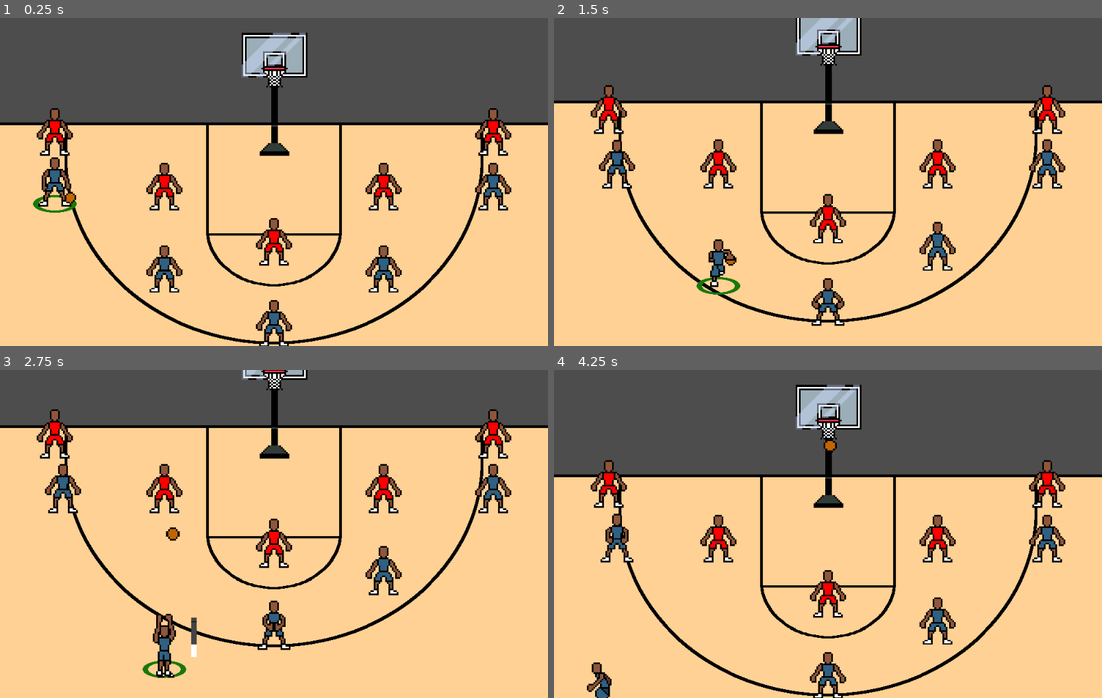
Above: before the commit, frames 1-4 (two rows, left to right).
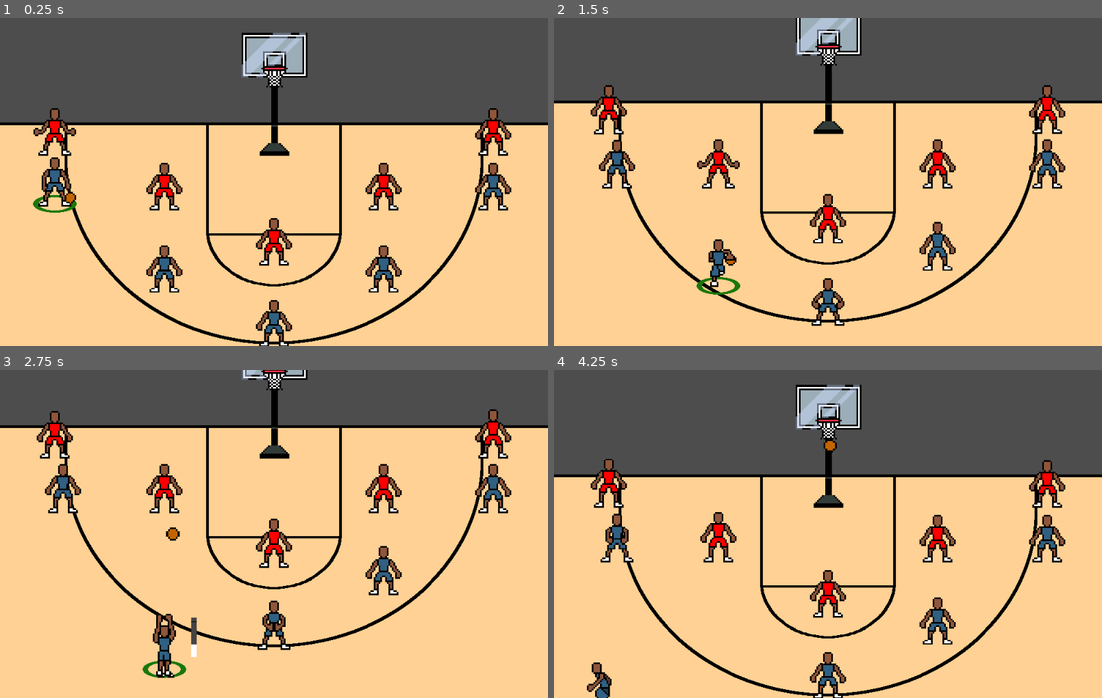
Above: after the commit, the same moments.

Repository: david8zhang/baller-quest-godot
Game: Godot game, scene res://scenes/Main.tscn
Same seed, same stepped clock (60 frames per second), same inputs: the game is played once before the commit and once after it.
Inputs:
- Up to frame 1 (0.25 s): no input
- Up to frame 2 (1.5 s): hold Right (move_right) 0.53-1.28 s; tap Space (pass) at 0.6, 1.35 s; hold Down (move_down) from 1.28 s (still down)
- Up to frame 3 (2.75 s): release Down (move_down) at 2.03 s; hold Right (move_right) from 2.03 s (still down); hold F (shoot_ball) from 2.03 s (still down); tap Space (pass) at 2.3 s
- Up to frame 4 (4.25 s): release Right (move_right) at 2.78 s; release F (shoot_ball) at 2.78 s; hold Up (move_up) 2.78-3.53 s; tap Space (pass) at 2.85, 3.6 s; hold Left (move_left) from 3.53 s (still down)

The runs differ from the first frame. In frame 1, 0.2% of the frame differs, in the area x 6-14%, y 33-43%; in frame 2, 0.4%; in frame 3, 0.2%; in frame 4, 0.6%, in the area x 6-34%, y 27-56%.

Commit message:
update defense logic for CPU

Diff:
--- a/prefab/Player.tscn
+++ b/prefab/Player.tscn
@@ -26,10 +26,12 @@
 [ext_resource type="Texture2D" uid="uid://bioh6ag8pg712" path="res://sprites/player/onball-defend-front.png" id="11_wd22y"]
 [ext_resource type="Texture2D" uid="uid://v6fcbvv7caor" path="res://sprites/player/receive-pass-front.png" id="13_3hk8g"]
 [ext_resource type="Texture2D" uid="uid://d10j2l818c2yj" path="res://sprites/player/shoot-front.png" id="14_rlmax"]
+[ext_resource type="Texture2D" uid="uid://bblpyc340xv5d" path="res://sprites/cpu/onball-defensive-slide.png" id="16_eeyk1"]
 [ext_resource type="Texture2D" uid="uid://bamie1uq2aa6e" path="res://sprites/player/shoot-side.png" id="16_iu3be"]
 [ext_resource type="Script" path="res://scripts/fsm/ReceivePassState.gd" id="23_p87nn"]
 [ext_resource type="Script" path="res://scripts/fsm/LayupState.gd" id="24_2y7dy"]
 [ext_resource type="Script" path="res://scripts/fsm/DefendState.gd" id="26_7vp1i"]
+[ext_resource type="Script" path="res://scripts/fsm/InputControlState.gd" id="27_lpdy6"]
 
 [sub_resource type="CapsuleShape2D" id="CapsuleShape2D_8n74s"]
 radius = 14.0
@@ -259,6 +261,26 @@
 atlas = ExtResource("11_wd22y")
 region = Rect2(32, 45, 32, 45)
 
+[sub_resource type="AtlasTexture" id="AtlasTexture_nknjw"]
+atlas = ExtResource("16_eeyk1")
+region = Rect2(0, 0, 32, 45)
+
+[sub_resource type="AtlasTexture" id="AtlasTexture_sxgne"]
+atlas = ExtResource("16_eeyk1")
+region = Rect2(32, 0, 32, 45)
+
+[sub_resource type="AtlasTexture" id="AtlasTexture_nmiwk"]
+atlas = ExtResource("16_eeyk1")
+region = Rect2(64, 0, 32, 45)
+
+[sub_resource type="AtlasTexture" id="AtlasTexture_r0tpx"]
+atlas = ExtResource("16_eeyk1")
+region = Rect2(0, 45, 32, 45)
+
+[sub_resource type="AtlasTexture" id="AtlasTexture_cblr4"]
+atlas = ExtResource("16_eeyk1")
+region = Rect2(32, 45, 32, 45)
+
 [sub_resource type="AtlasTexture" id="AtlasTexture_ad1bb"]
 atlas = ExtResource("10_teiic")
 region = Rect2(0, 0, 32, 40)
@@ -670,6 +692,26 @@
 }],
 "loop": true,
 "name": &"onball-defend-front",
+"speed": 10.0
+}, {
+"frames": [{
+"duration": 1.0,
+"texture": SubResource("AtlasTexture_nknjw")
+}, {
+"duration": 1.0,
+"texture": SubResource("AtlasTexture_sxgne")
+}, {
+"duration": 1.0,
+"texture": SubResource("AtlasTexture_nmiwk")
+}, {
+"duration": 1.0,
+"texture": SubResource("AtlasTexture_r0tpx")
+}, {
+"duration": 1.0,
+"texture": SubResource("AtlasTexture_cblr4")
+}],
+"loop": true,
+"name": &"onball-defensive-slide",
 "speed": 10.0
 }, {
 "frames": [{
@@ -909,7 +951,7 @@
 [node name="AnimatedSprite2D" type="AnimatedSprite2D" parent="."]
 y_sort_enabled = true
 sprite_frames = SubResource("SpriteFrames_x8wx5")
-animation = &"cpu-idle-side"
+animation = &"onball-defensive-slide"
 offset = Vector2(2.08165e-12, 2.08165e-12)
 
 [node name="StateMachine" type="Node2D" parent="."]
@@ -922,17 +964,20 @@
 [node name="ShootState" type="Node" parent="StateMachine"]
 script = ExtResource("6_gja4w")
 
+[node name="IdleState" type="Node" parent="StateMachine"]
+script = ExtResource("6_1wvpm")
+
+[node name="ReceivePassState" type="Node" parent="StateMachine"]
+script = ExtResource("23_p87nn")
+
+[node name="LayupState" type="Node" parent="StateMachine"]
+script = ExtResource("24_2y7dy")
+
+[node name="DefendState" type="Node" parent="StateMachine"]
+script = ExtResource("26_7vp1i")
+
 [node name="MoveState" type="Node" parent="StateMachine"]
 script = ExtResource("6_rdlcp")
 
-[node name="IdleState" type="Node" parent="StateMachine"]
-script = ExtResource("6_1wvpm")
-
-[node name="ReceivePassState" type="Node" parent="StateMachine"]
-script = ExtResource("23_p87nn")
-
-[node name="LayupState" type="Node" parent="StateMachine"]
-script = ExtResource("24_2y7dy")
-
-[node name="DefendState" type="Node" parent="StateMachine"]
-script = ExtResource("26_7vp1i")
+[node name="InputControlState" type="Node" parent="StateMachine"]
+script = ExtResource("27_lpdy6")
--- a/scripts/Player.gd
+++ b/scripts/Player.gd
@@ -8,6 +8,7 @@
 var player_name: String = ""
 var side
 
+@onready var game: Game = get_node("/root/Main") as Game
 @onready var player_manager: PlayerManager = get_node("/root/Main/PlayerManager")
 @onready var cpu_manager: CPUManager = get_node("/root/Main/CPUManager")
 @onready var hoop: Hoop = get_node("/root/Main/Hoop1") as Hoop
--- a/scripts/fsm/DefendState.gd
+++ b/scripts/fsm/DefendState.gd
@@ -7,3 +7,11 @@
 	if player.side == Game.SIDE.CPU:
 		anim_name = "cpu-" + anim_name
 	anim_sprite.play(anim_name)
+
+
+func update(_delta: float):
+	var player = entity as Player
+	var game = player.game as Game
+	var player_to_defend = player.get_player_to_defend() as Player
+	if !player_to_defend.has_ball:
+		player._state_machine.transition_to("IdleState")
--- a/scripts/fsm/IdleState.gd
+++ b/scripts/fsm/IdleState.gd
@@ -4,13 +4,21 @@
 func update(_delta: float) -> void:
 	var player = entity as Player
 	var player_manager = player.player_manager
-	if player.is_selected():
+	if player.is_selected() and player.side == Game.SIDE.PLAYER:
 		var right_pressed = Input.is_action_pressed("move_right")
 		var left_pressed = Input.is_action_pressed("move_left")
 		var down_pressed = Input.is_action_pressed("move_down")
 		var up_pressed = Input.is_action_pressed("move_up")
 		if right_pressed or left_pressed or down_pressed or up_pressed:
-			state_machine.transition_to("MoveState", {})
+			state_machine.transition_to("InputControlState", {})
+
+	var game = player.game as Game
+	var is_on_defense = game.possession_side != player.side
+	# If other team has possession, the player is on defense
+	if is_on_defense:
+		var player_to_defend = player.get_player_to_defend() as Player
+		if player_to_defend.has_ball:
+			player._state_machine.transition_to("DefendState")
 
 
 func handle_input(input: InputEvent) -> void:
--- /dev/null
+++ b/scripts/fsm/InputControlState.gd
@@ -0,0 +1,57 @@
+class_name InputControlState
+extends State
+
+const SPEED = 300.0
+var screen_size
+
+# Called when the node enters the scene tree for the first time.
+func physics_update(_delta: float) -> void:
+	var player = entity as Player
+	var velocity = Vector2.ZERO
+	if player.side == Game.SIDE.PLAYER:
+		if Input.is_action_pressed("move_right"):
+			velocity.x += 1
+		if Input.is_action_pressed("move_left"):
+			velocity.x -= 1
+		if Input.is_action_pressed("move_down"):
+			velocity.y += 1
+		if Input.is_action_pressed("move_up"):
+			velocity.y -= 1
+		if velocity.length() > 0:
+			velocity = velocity.normalized() * SPEED
+			player.update_pass_target(velocity)
+		player.global_position += velocity * _delta
+
+	# Ensure player does not exceed court bounds
+	var court = player.court as Court
+	var court_y_bounds = court.get_y_bounds()
+	var court_x_bounds = court.get_x_bounds()
+	player.global_position.y = clamp(player.global_position.y, court_y_bounds["upper"], court_y_bounds["lower"])
+	player.global_position.x = clamp(player.global_position.x, court_x_bounds["left"], court_x_bounds["right"])
+
+	if velocity.x != 0:
+		anim_sprite.flip_h = velocity.x < 0
+
+	# Play appropriate animation depending on if player has the ball or not
+	var run_anim_name = ""
+	if player.has_ball:
+		run_anim_name = "dribble-front" if velocity.x == 0 else "dribble-side"
+	else:
+		run_anim_name = "run-front" if velocity.x == 0 else "run-side"
+	anim_sprite.play(run_anim_name)
+
+	if velocity.x == 0 and velocity.y == 0:
+		var dir = "HORIZONTAL" if anim_sprite.animation == "run-side" else "VERTICAL"
+		state_machine.transition_to("IdleState", {
+			"direction": dir
+		})
+
+
+func handle_input(input: InputEvent) -> void:
+	var player = entity as Player
+	player.handle_input(input)
+
+
+func enter(msg:={}) -> void:
+	var player = entity as Player
+	var court_size = player.court.get_size()
--- a/scripts/fsm/MoveState.gd
+++ b/scripts/fsm/MoveState.gd
@@ -1,54 +1,5 @@
+class_name MoveState
 extends State
 
-const SPEED = 300.0
-var screen_size
-
-# Called when the node enters the scene tree for the first time.
-func physics_update(_delta: float) -> void:
-	var player = entity as Player
-	var velocity = Vector2.ZERO
-	if Input.is_action_pressed("move_right"):
-		velocity.x += 1
-	if Input.is_action_pressed("move_left"):
-		velocity.x -= 1
-	if Input.is_action_pressed("move_down"):
-		velocity.y += 1
-	if Input.is_action_pressed("move_up"):
-		velocity.y -= 1
-	if velocity.length() > 0:
-		velocity = velocity.normalized() * SPEED
-		player.update_pass_target(velocity)
-	player.global_position += velocity * _delta
-
-	# Ensure player does not exceed court bounds
-	var court = player.court as Court
-	var court_y_bounds = court.get_y_bounds()
-	var court_x_bounds = court.get_x_bounds()
-	player.global_position.y = clamp(player.global_position.y, court_y_bounds["upper"], court_y_bounds["lower"])
-	player.global_position.x = clamp(player.global_position.x, court_x_bounds["left"], court_x_bounds["right"])
-
-	if velocity.x != 0:
-		anim_sprite.flip_h = velocity.x < 0
-
-	var run_anim_name = ""
-	if player.has_ball:
-		run_anim_name = "dribble-front" if velocity.x == 0 else "dribble-side"
-	else:
-		run_anim_name = "run-front" if velocity.x == 0 else "run-side"
-	anim_sprite.play(run_anim_name)
-
-	if velocity.x == 0 and velocity.y == 0:
-		var dir = "HORIZONTAL" if anim_sprite.animation == "run-side" else "VERTICAL"
-		state_machine.transition_to("IdleState", {
-			"direction": dir
-		})
-
-
-func handle_input(input: InputEvent) -> void:
-	var player = entity as Player
-	player.handle_input(input)
-
-
-func enter(msg:={}) -> void:
-	var player = entity as Player
-	var court_size = player.court.get_size()
+func enter(msg:={}):
+	pass
Not shown: 1 places in prefab/Player.tscn that only renumber resources
Binary file added: sprites/cpu/onball-defensive-slide.png
Not shown, added: sprites/cpu/onball-defensive-slide.png.import
